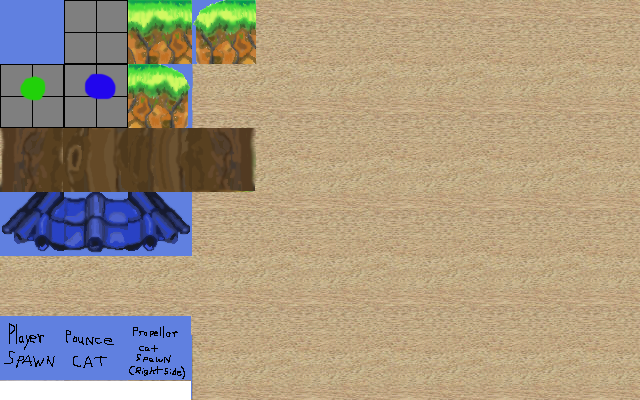
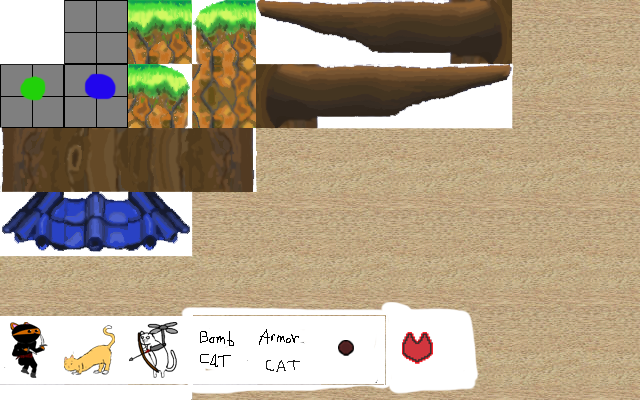
The second (640, 400) image is a revision of the first. Changes to its layers:
added layer "Layer 2" above "Layer 3" over (10, 322, 48, 378)
added layer "Layer 3" above "Layer 4" over (64, 325, 115, 375)
added layer "Layer 4" above "Layer 6" over (129, 322, 178, 378)
added layer "Layer 6" above "Layer 5" over (338, 340, 354, 356)
added layer "Layer 5" above "Layer 1" over (402, 332, 433, 364)
painted on "Layer 1" over (0, 0, 514, 400)
removed layer "Layer 0" over (0, 0, 514, 400)
